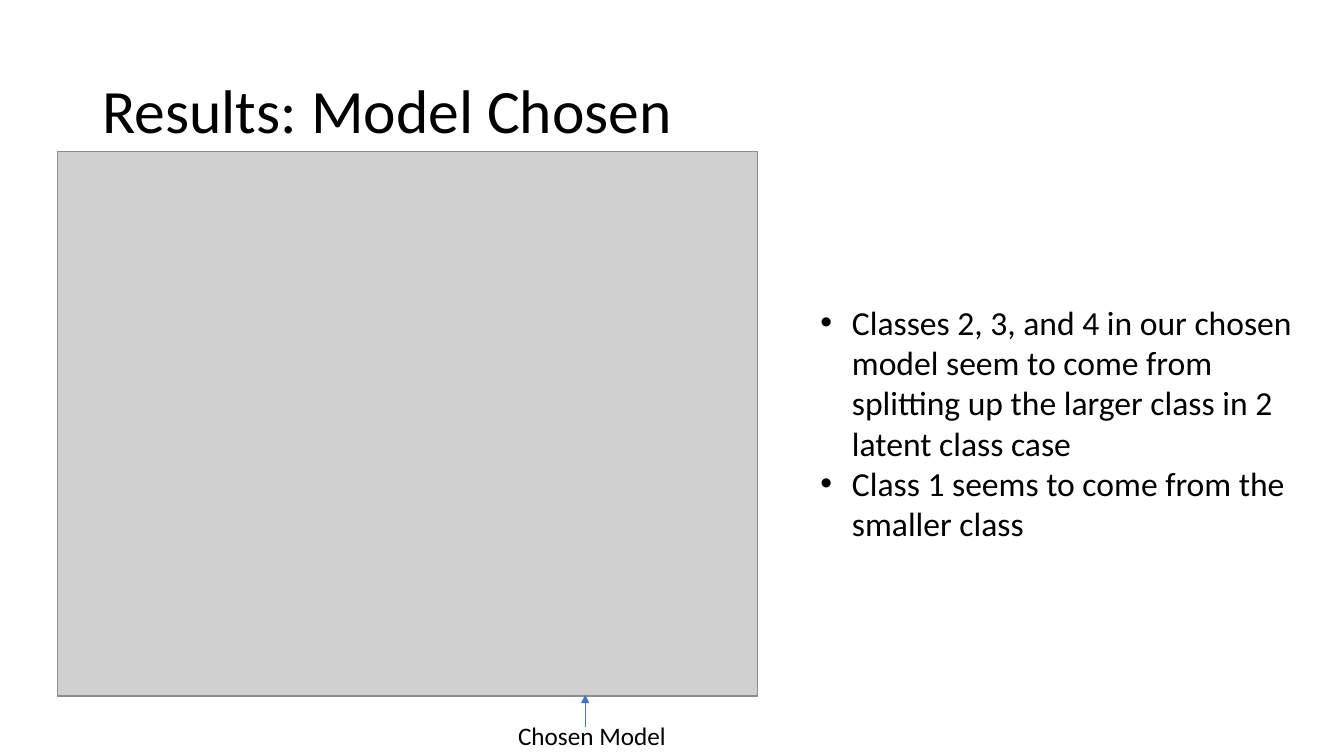
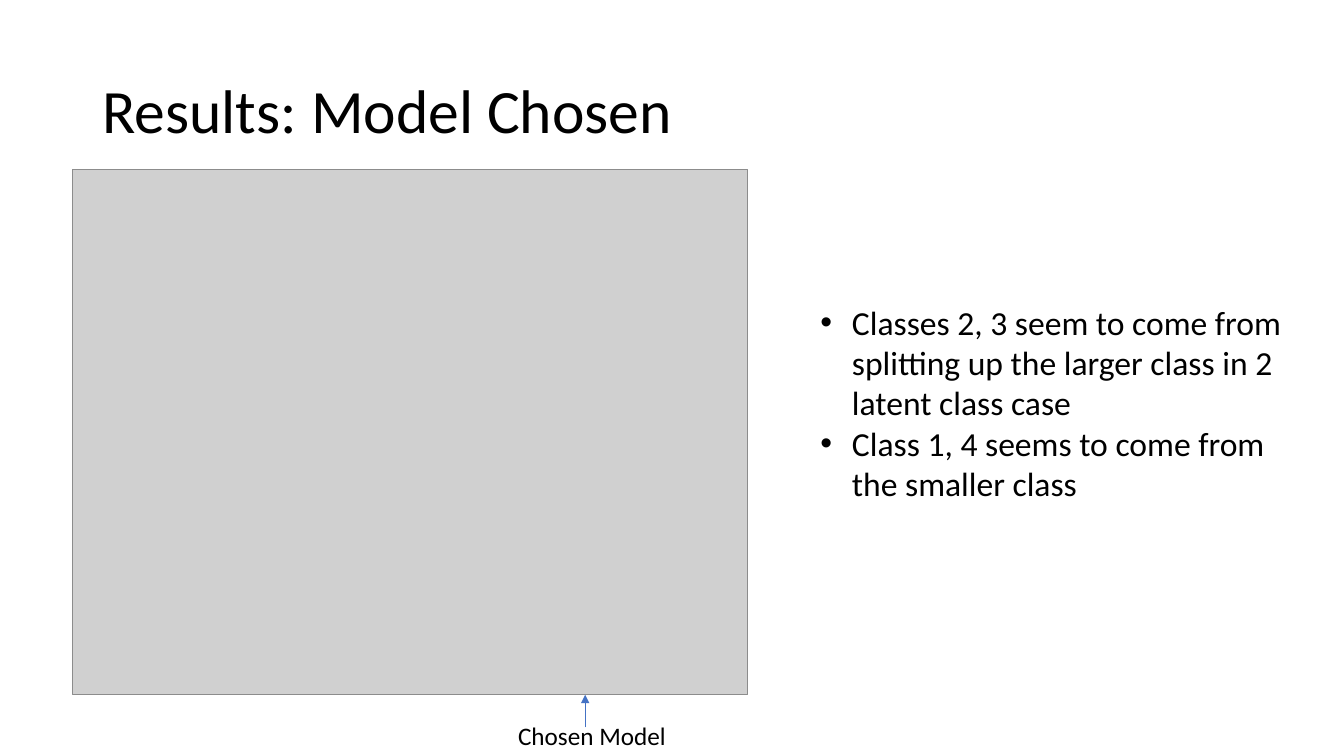
Before and after one commit to caseyicesakamoto/CUANSCHUTZ, a slide deck: slide 27 of Thesis/Results/Thesis Defense.pptx (slide 21 before the commit). Drawn at 1344x756 pixels with LibreOffice and Linux fonts; fonts in the diff are those of the drawing; grey boxes stand for pictures. Boxes give left, top, right and bottom in pixels: in the first picture for what was removed or moved away, otherwise in the second. Text is boxed around its words. In the diff, an @@ line names an element or a change of style, - is before the commit and + after.

```diff
--- a/Thesis/Results/Thesis Defense.pptx
+++ b/Thesis/Results/Thesis Defense.pptx
@@ picture: place and size @@
-picture at (57, 151, 757, 696)
+picture at (73, 169, 748, 695)
@@ text at (852, 311, 1281, 497): text changed @@
-• Classes 2, 3, and 4 in our chosen model seem to come from splitting up the larger class in 2 latent class case
-• Class 1 seems to come from the smaller class
+• Classes 2, 3 seem to come from splitting up the larger class in 2 latent class case
+• Class 1, 4 seems to come from the smaller class
```
Also in this commit, not shown: 19 other slides changed, 13 slides added, 2 slides removed, 3 other files.
